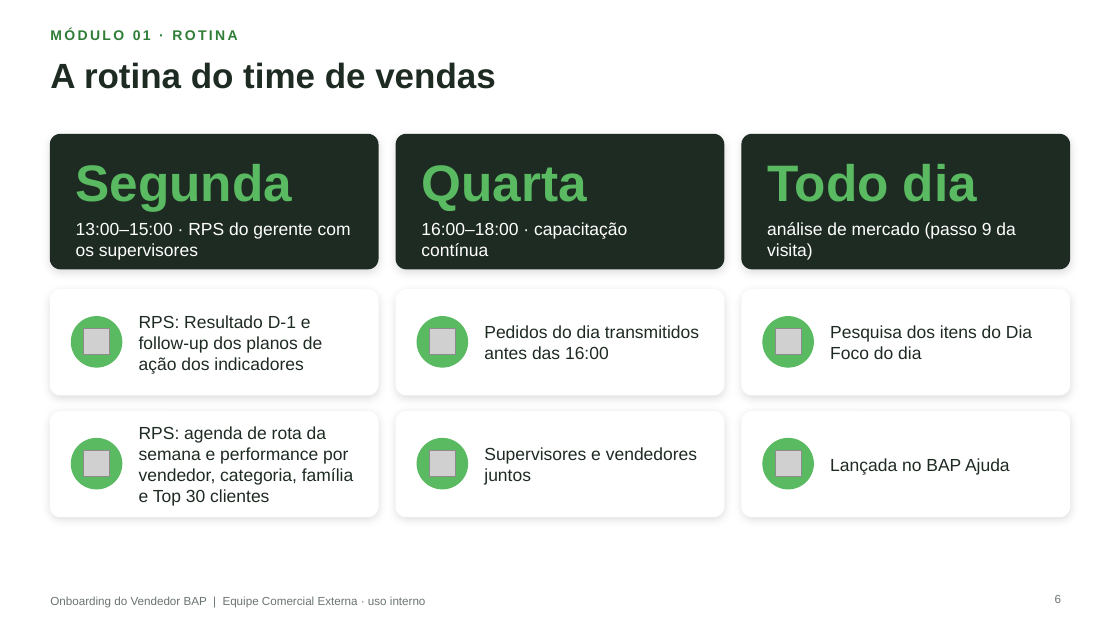
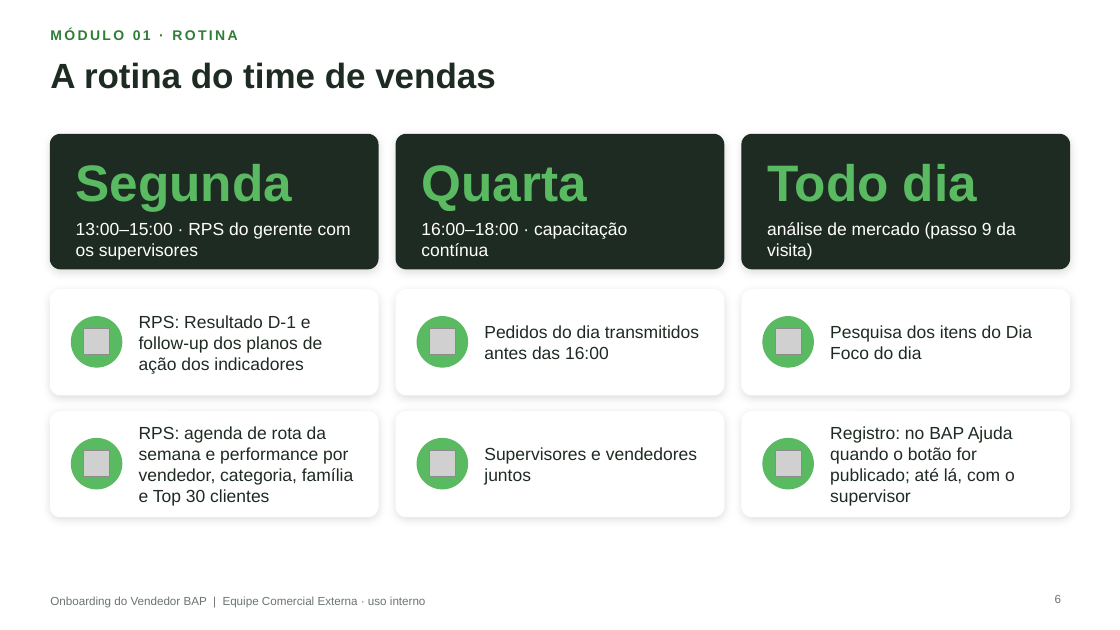
Before and after one commit to aloirr/bapajudacatalogo, a slide deck: slide 6 of catalogo_grafico/entregas/Treinamento_Onboarding_Vendedor_BAP_Vendedores.pptx. Drawn at 1120x630 pixels with LibreOffice and Linux fonts; fonts in the diff are those of the drawing; grey boxes stand for pictures; background and template pictures are left out. Boxes give left, top, right and bottom in pixels: in the first picture for what was removed or moved away, otherwise in the second. Text is boxed around its words. In the diff, an @@ line names an element or a change of style, - is before the commit and + after.

```diff
--- a/catalogo_grafico/entregas/Treinamento_Onboarding_Vendedor_BAP_Vendedores.pptx
+++ b/catalogo_grafico/entregas/Treinamento_Onboarding_Vendedor_BAP_Vendedores.pptx
@@ text at [830,426,1015,506]: text changed @@
-Lançada no BAP Ajuda
+Registro: no BAP Ajuda quando o botão for publicado; até lá, com o supervisor
```
Also in this commit, not shown: 14 other slides changed, 30 other files.
